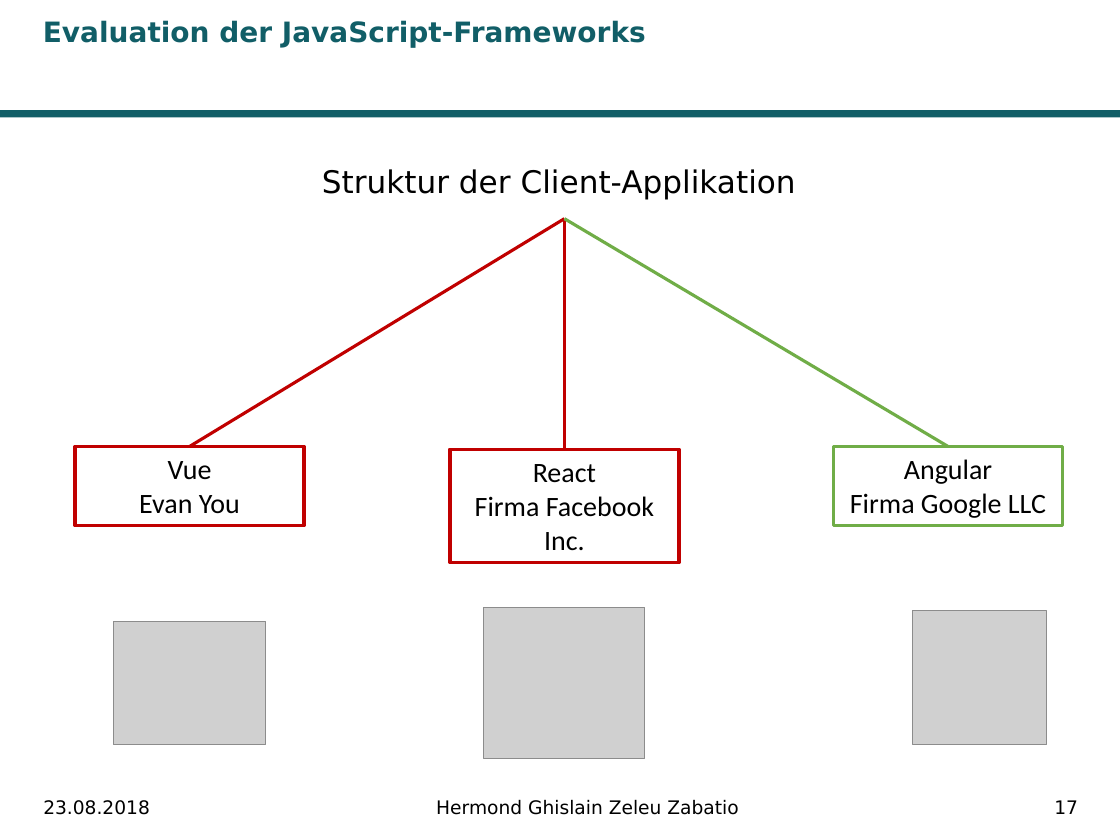
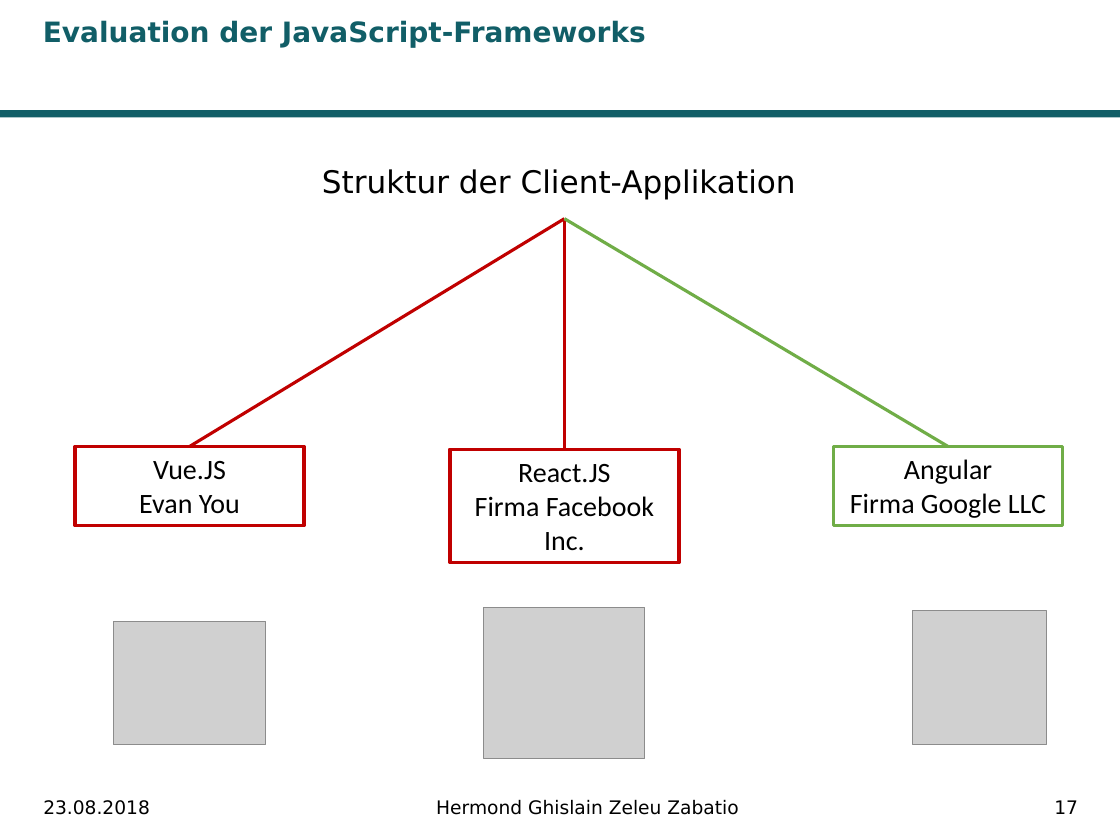
Before and after one commit to Ghislain1/zoe-fb-app, a slide deck: slide 17 of Master-Abschluss.pptx. Drawn at 1120x840 pixels with LibreOffice and Linux fonts; fonts in the diff are those of the drawing; grey boxes stand for pictures; background and template pictures are left out. Boxes give left, top, right and bottom in pixels: in the first picture for what was removed or moved away, otherwise in the second. Text is boxed around its words. In the diff, an @@ line names an element or a change of style, - is before the commit and + after.

```diff
--- a/Master-Abschluss.pptx
+++ b/Master-Abschluss.pptx
@@ text in rectangle at [153,461,226,480]: text changed @@
-Vue
+Vue.JS
@@ text in rectangle at [518,464,610,483]: text changed @@
-React
+React.JS
```
Also in this commit, not shown: 14 other slides changed, 1 other file.
